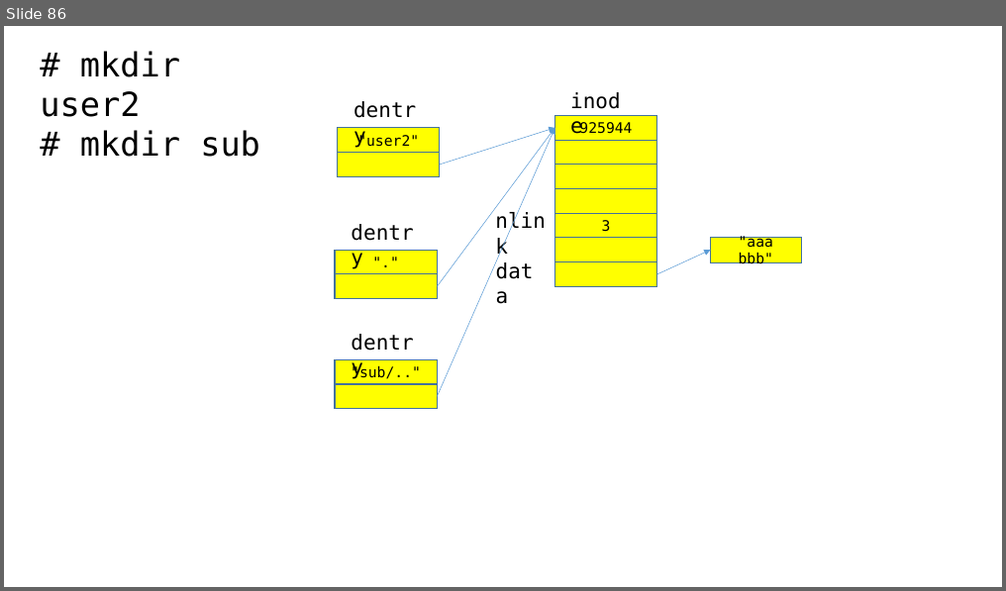
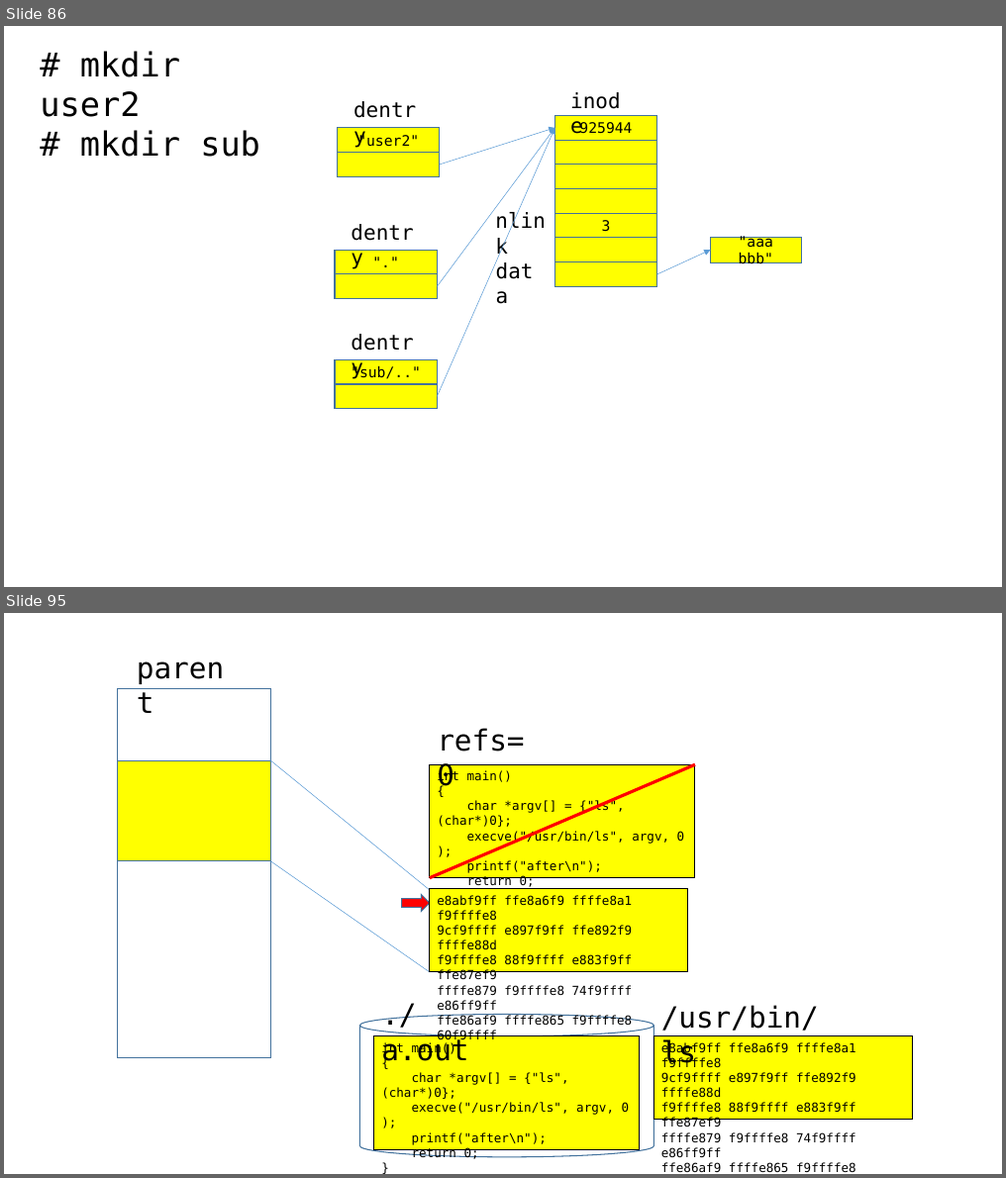
Before and after one commit to imguru-mooc/linux, a slide deck: 수업판서.pptx. Shown one above the other, each under a label of ours: slide 86 before the commit, slides 86 and 95 after it; the slides between them are not shown. The pictures are 1006x591 and 1006x1178 pixels, drawn with LibreOffice and Linux fonts; fonts in the diff are those of the drawing. Boxes give left, top, right and bottom in pixels: in the first picture for what was removed or moved away, otherwise in the second. Text is boxed around its words. In the diff, an @@ line names an element or a change of style, - is before the commit and + after.

```diff
--- a/수업판서.pptx
+++ b/수업판서.pptx
@@ slide 95 added at <box>4,613,1002,1174</box>, background #FFFFFF @@
@@ text added at <box>129,646,242,688</box>, 28 pt, text #000000 @@
+parent
@@ rectangle added at <box>117,688,270,1059</box>, fill #FFFFFF, outline #43739E 1 pt @@
@@ text added at <box>437,728,524,791</box>, 28 pt, text #000000 @@
+refs=0
@@ rectangle added at <box>117,761,270,861</box>, fill #FFFF00, outline #43739E 1 pt @@
@@ line added from (270, 761) to (430, 890), #5B9BD5 0.5 pt @@
@@ rectangle added at <box>430,765,696,878</box>, fill #FFFF00, outline #000000 0.75 pt, 12 pt, text #000000 @@
+int main()
+{
+char *argv[] = {"ls", (char*)0};
+execve("/usr/bin/ls", argv, 0 );
+printf("after\n");
+return 0;
+}
@@ line added from (430, 878) to (695, 765), #FF0000 3 pt @@
@@ line added from (270, 861) to (430, 972), #5B9BD5 0.5 pt @@
@@ right arrow added at <box>402,894,430,912</box>, fill #FF0000, outline #43739E 1 pt @@
@@ rectangle added at <box>430,889,688,972</box>, fill #FFFF00, outline #000000 0.75 pt, 12 pt, text #000000 @@
+e8abf9ff ffe8a6f9 ffffe8a1 f9ffffe8
+9cf9ffff e897f9ff ffe892f9 ffffe88d
+f9ffffe8 88f9ffff e883f9ff ffe87ef9
+ffffe879 f9ffffe8 74f9ffff e86ff9ff
+ffe86af9 ffffe865 f9ffffe8 60f9ffff
@@ cylinder added at <box>359,1014,653,1157</box>, outline #43739E 1 pt @@
@@ text added at <box>661,1005,819,1068</box>, 28 pt, text #000000 @@
+/usr/bin/ls
@@ rectangle added at <box>374,1037,640,1150</box>, fill #FFFF00, outline #000000 0.75 pt, 12 pt, text #000000 @@
+int main()
+{
+char *argv[] = {"ls", (char*)0};
+execve("/usr/bin/ls", argv, 0 );
+printf("after\n");
+return 0;
+}
@@ text added at <box>381,1037,468,1066</box>, 28 pt, text #000000 @@
+./a.out
@@ rectangle added at <box>653,1037,912,1120</box>, fill #FFFF00, outline #000000 0.75 pt, 12 pt, text #000000 @@
+e8abf9ff ffe8a6f9 ffffe8a1 f9ffffe8
+9cf9ffff e897f9ff ffe892f9 ffffe88d
+f9ffffe8 88f9ffff e883f9ff ffe87ef9
+ffffe879 f9ffffe8 74f9ffff e86ff9ff
+ffe86af9 ffffe865 f9ffffe8 60f9ffff
```
Also in this commit, not shown: 25 other slides added, 32 other files.
